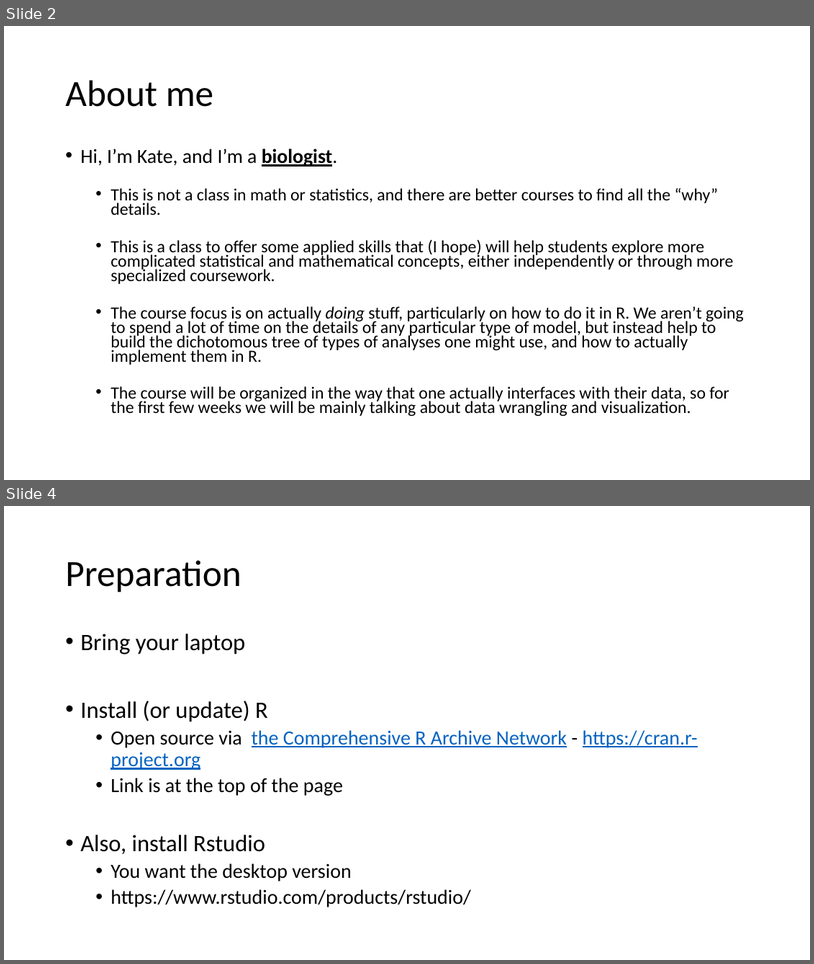
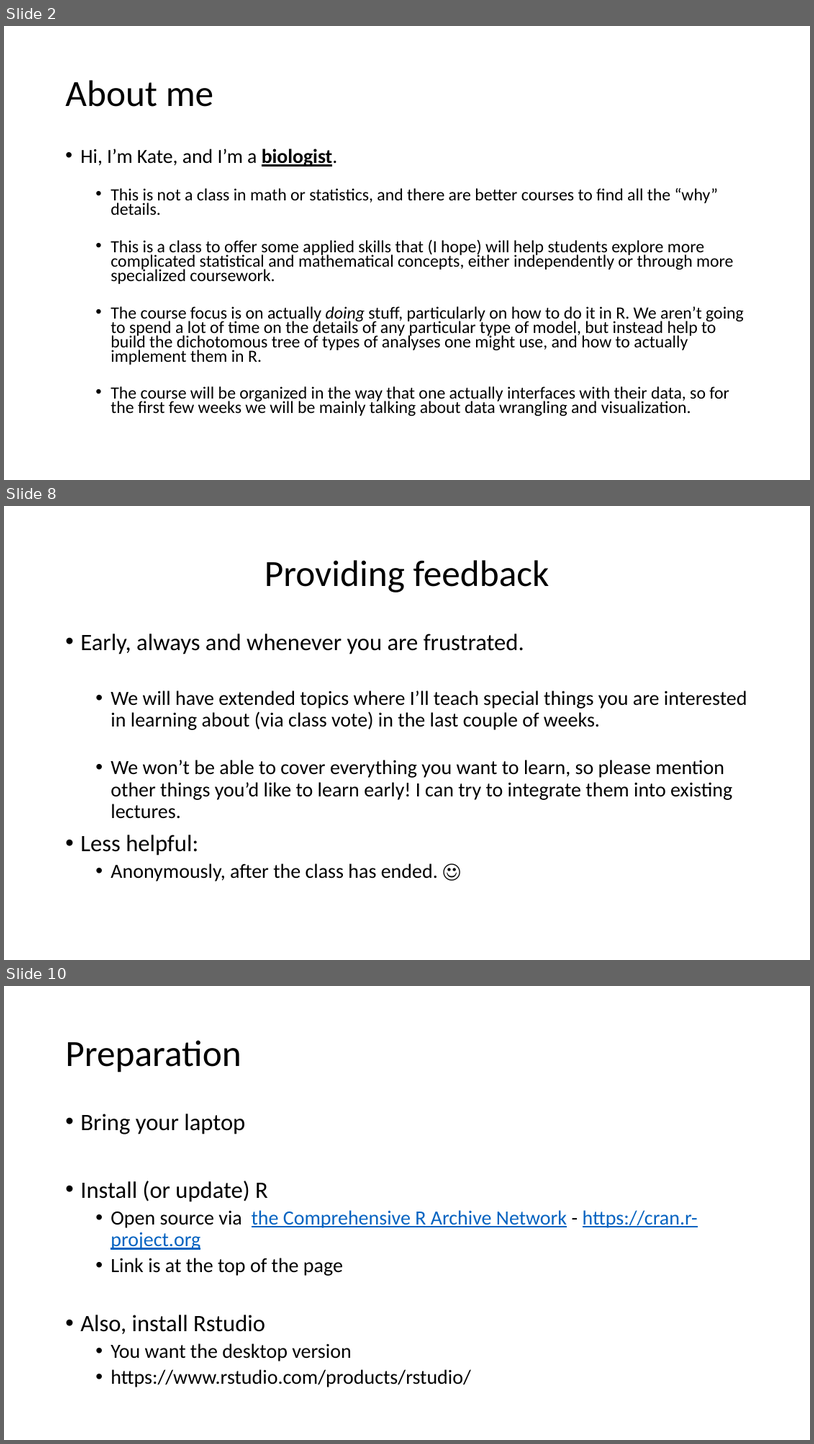
Before and after one commit to VTQuantMethodsEEB/klangwig, a slide deck: lectures/le1_intro_to_R.pptx. Shown one above the other, each under a label of ours: slides 2 and 4 before the commit, slides 2, 8 and 10 after it; the slides between them are not shown. The pictures are 814x964 and 814x1444 pixels, drawn with LibreOffice and Linux fonts; fonts in the diff are those of the drawing. Boxes give left, top, right and bottom in pixels: in the first picture for what was removed or moved away, otherwise in the second. Text is boxed around its words. In the diff, an @@ line names an element or a change of style, - is before the commit and + after.

```diff
--- a/lectures/le1_intro_to_R.pptx
+++ b/lectures/le1_intro_to_R.pptx
@@ slide 8 added at (4,506,810,960), background #FFFFFF @@
@@ title added at (265,560,550,592), 44 pt, text #000000 @@
+Providing feedback
@@ text added at (80,633,748,881), 24 pt, text #000000 @@
+• Early, always and whenever you are frustrated.
+  • We will have extended topics where I’ll teach special things you are interested in learning about (via class vote) in the last couple of weeks.
+  • We won’t be able to cover everything you want to learn, so please mention other things you’d like to learn early! I can try to integrate them into existing lectures.
+• Less helpful:
+  • Anonymously, after the class has ended. ☺
@@ what was slide 4 is now slide 10 @@
```
Also in this commit, not shown: 6 slides changed, 5 other slides added, 12 other files.
